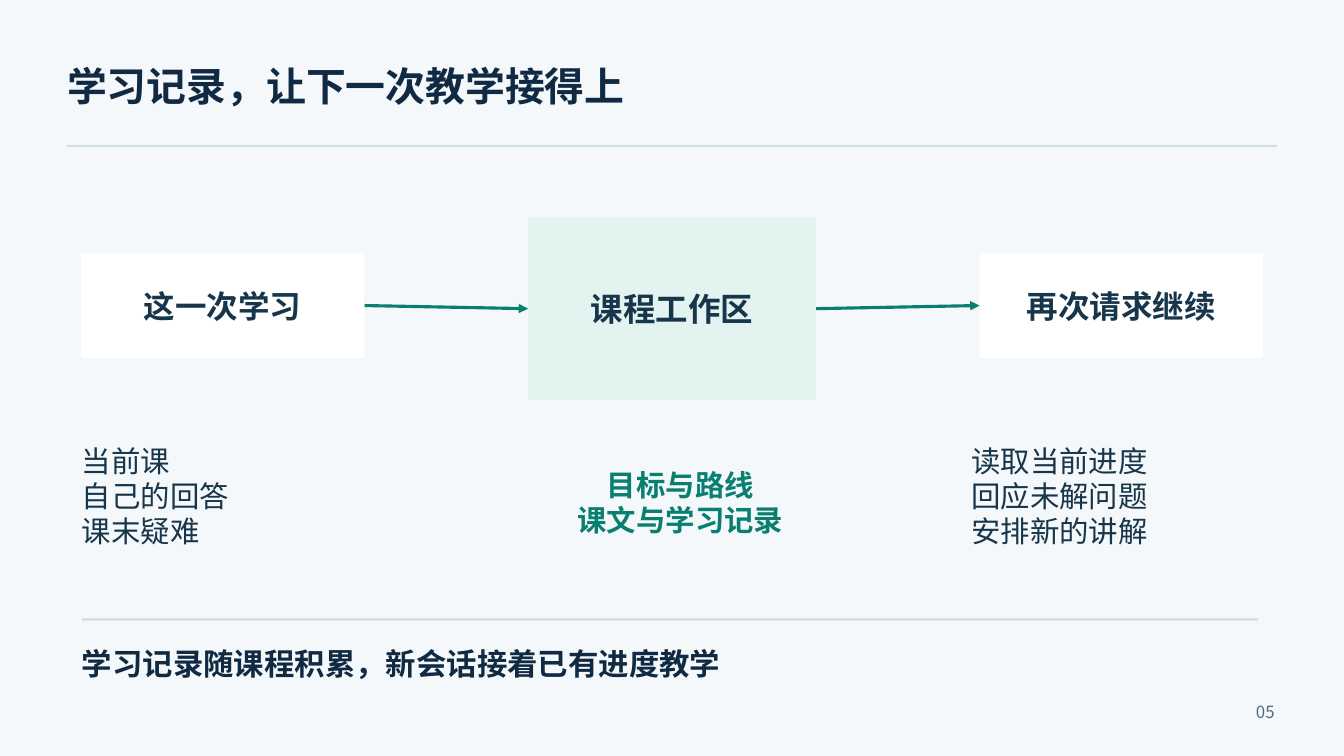
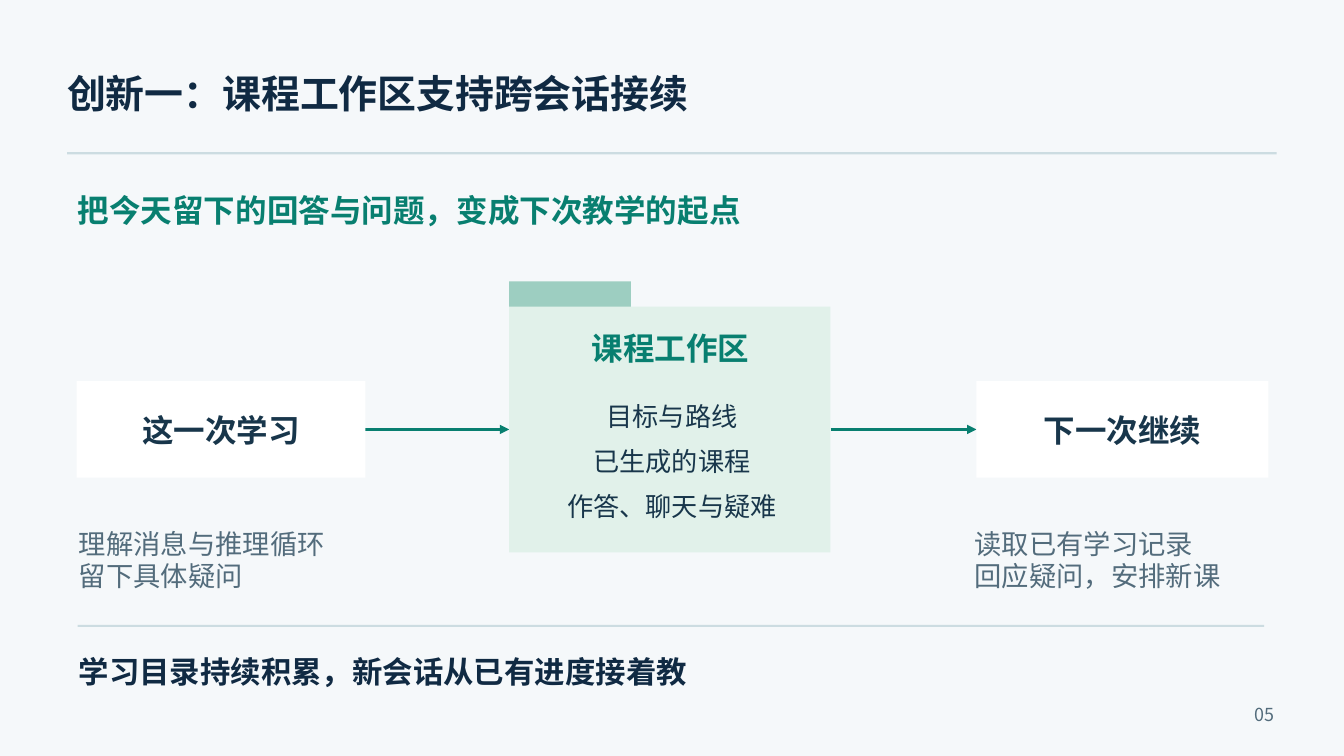
Before and after one commit to RoamerFly/teach-pro-skill, a slide deck: slide 5 of example/competition-materials/final-roadshow/学途智伴决赛路演_8分钟.pptx. Drawn at 1344x756 pixels with LibreOffice and Linux fonts; fonts in the diff are those of the drawing. Boxes give left, top, right and bottom in pixels: in the first picture for what was removed or moved away, otherwise in the second. Text is boxed around its words. In the diff, an @@ line names an element or a change of style, - is before the commit and + after.

```diff
--- a/example/competition-materials/final-roadshow/学途智伴决赛路演_8分钟.pptx
+++ b/example/competition-materials/final-roadshow/学途智伴决赛路演_8分钟.pptx
@@ text removed at bbox=[67, 67, 624, 106] @@
-学习记录，让下一次教学接得上
@@ text added at bbox=[67, 75, 688, 112], 27.8 pt, text #102A43, bold @@
+创新一：课程工作区支持跨会话接续
@@ rectangle: place and size @@
-rectangle at bbox=[68, 145, 1277, 147]
+rectangle at bbox=[68, 152, 1277, 154]
@@ rectangle at bbox=[68, 152, 1277, 154]: fill #CDDDE4 to #CCDCE1 @@
@@ text added at bbox=[78, 195, 741, 226], 22.5 pt, text #087F70, bold @@
+把今天留下的回答与问题，变成下次教学的起点
@@ rectangle added at bbox=[509, 281, 631, 309], fill #9DCEC1 @@
@@ rectangle added at bbox=[509, 307, 831, 553], fill #E1F1EA @@
@@ text "课程工作区": place and size @@
-text "课程工作区" at bbox=[528, 218, 816, 400]
+text "课程工作区" at bbox=[591, 333, 749, 363]
@@ text "课程工作区" at bbox=[591, 333, 749, 363]: size 23.2 to 22.5 pt, text colour #18364B to #087F70; fill #E3F3EF to none @@
@@ rectangle "这一次学习": place and size @@
-rectangle "这一次学习" at bbox=[81, 253, 364, 358]
+rectangle "这一次学习" at bbox=[77, 381, 365, 478]
@@ rectangle "下一次继续": place and size @@
-rectangle "下一次继续" at bbox=[980, 253, 1263, 358]
+rectangle "下一次继续" at bbox=[977, 381, 1269, 478]
@@ text added at bbox=[606, 404, 737, 428], 18.8 pt, text #18364B @@
+目标与路线
@@ text in rectangle at bbox=[1043, 415, 1201, 445]: text changed @@
-再次请求继续
+下一次继续
@@ text removed at bbox=[82, 447, 229, 545] @@
-当前课
-自己的回答
-课末疑难
@@ arrow moved from (364, 306) - (528, 309) to (365, 430) - (509, 430) @@
@@ text at bbox=[593, 449, 750, 473]: text changed; size 21 to 18.8 pt; text colour #087F70 to #18364B; bold off @@
-目标与路线
-课文与学习记录
+已生成的课程
@@ arrow moved from (816, 309) - (980, 306) to (831, 430) - (977, 430) @@
@@ text added at bbox=[567, 494, 777, 518], 18.8 pt, text #18364B @@
+作答、聊天与疑难
@@ text added at bbox=[79, 531, 325, 588], 19.5 pt, text #536C7C @@
+理解消息与推理循环
+留下具体疑问
@@ text at bbox=[974, 531, 1220, 589]: text changed; size 21 to 19.5 pt; text colour #18364B to #536C7C @@
-读取当前进度
-回应未解问题
-安排新的讲解
+读取已有学习记录
+回应疑问，安排新课
@@ rectangle at bbox=[78, 625, 1264, 627]: fill #CDDDE4 to #CCDCE1 @@
@@ rectangle: place and size @@
-rectangle at bbox=[82, 619, 1258, 621]
+rectangle at bbox=[78, 625, 1264, 627]
@@ text at bbox=[79, 657, 687, 687]: text changed @@
-学习记录随课程积累，新会话接着已有进度教学
+学习目录持续积累，新会话从已有进度接着教
@@ text "05" at bbox=[1255, 707, 1275, 721]: size 12 to 12.8 pt @@
```
Also in this commit, not shown: 9 other slides changed, 2 slides added, 2 slides removed, 14 other files.
